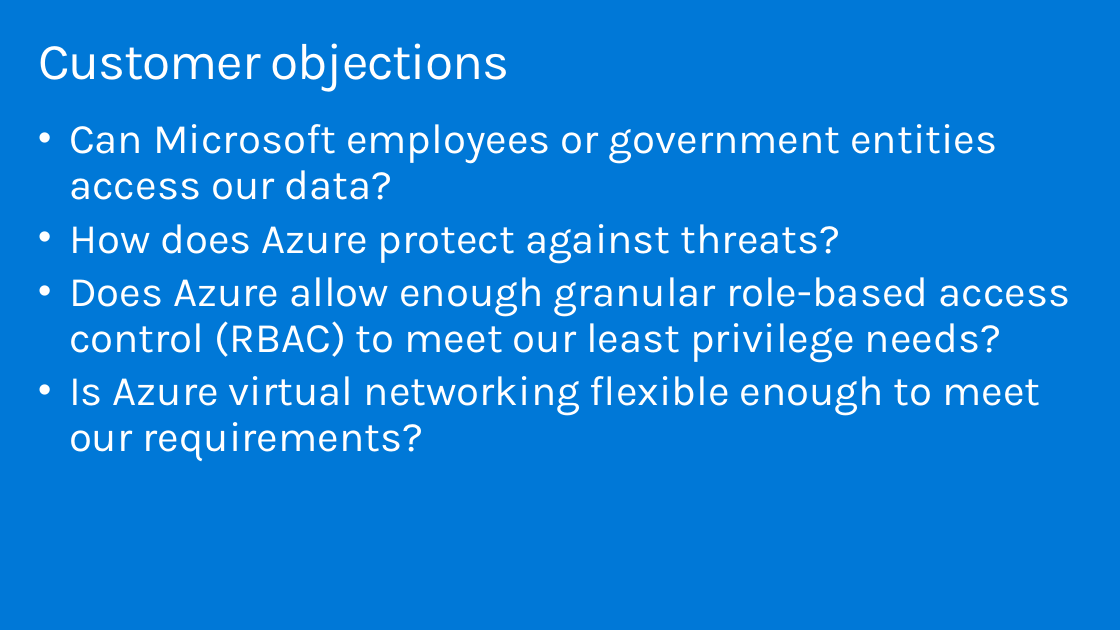
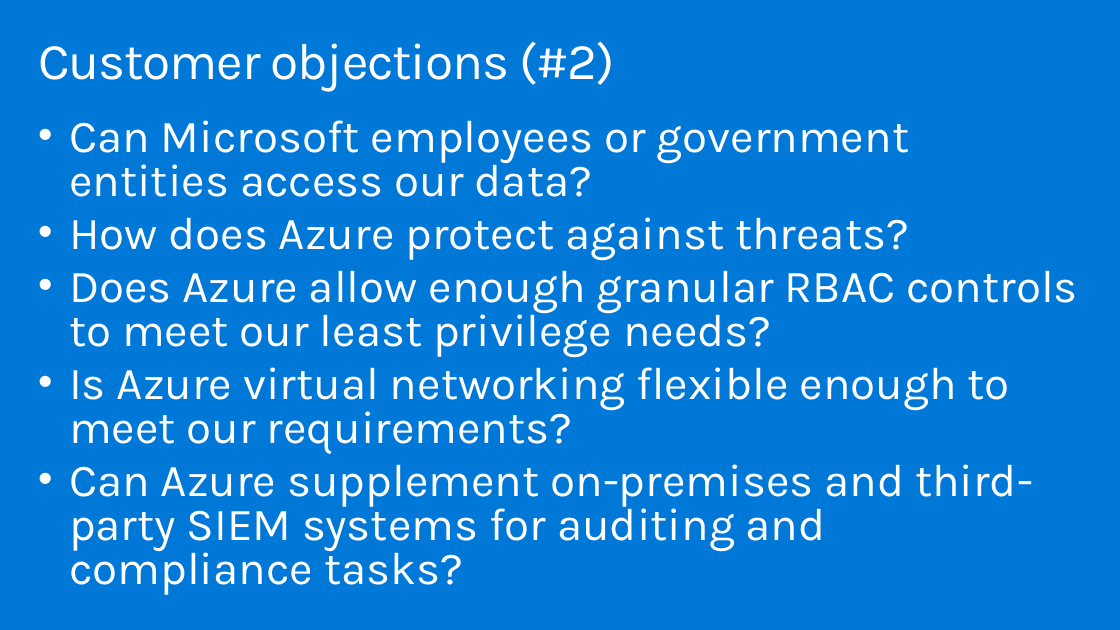
Before and after one commit to tejaswini972/MCW-Security-baseline-on-Azure, a slide deck: slide 11 of Whiteboard design session/WDS trainer presentation - Security baseline on Azure.pptx (slide 8 before the commit). Drawn at 1120x630 pixels with LibreOffice and Linux fonts; fonts in the diff are those of the drawing. Boxes give left, top, right and bottom in pixels: in the first picture for what was removed or moved away, otherwise in the second. Text is boxed around its words. In the diff, an @@ line names an element or a change of style, - is before the commit and + after.

Commit message:
formatting fixes; update ppt to match need and objection counts.

```diff
--- a/Whiteboard design session/WDS trainer presentation - Security baseline on Azure.pptx
+++ b/Whiteboard design session/WDS trainer presentation - Security baseline on Azure.pptx
@@ title at (38,41,614,91): text changed @@
-Customer objections
+Customer objections (#2)
@@ text at (69,120,1009,454): size 36 to 39.2 pt in "Can Microsoft employees or government entities access ...", "How does Azure protect against threats?", "Is Azure virtual networking flexible enough to ..."; line spacing 0.9 to 0.8 @@
@@ text at (69,270,1078,358): text changed; size 36 to 39.2 pt @@
-• Does Azure allow enough granular role-based access control (RBAC) to meet our least privilege needs?
+• Does Azure allow enough granular RBAC controls to meet our least privilege needs?
@@ text at (69,464,1033,595): paragraph added @@
+• Can Azure supplement on-premises and third-party SIEM systems for auditing and compliance tasks?
```
Also in this commit, not shown: 3 other slides changed, 3 slides added, 1 other file.
